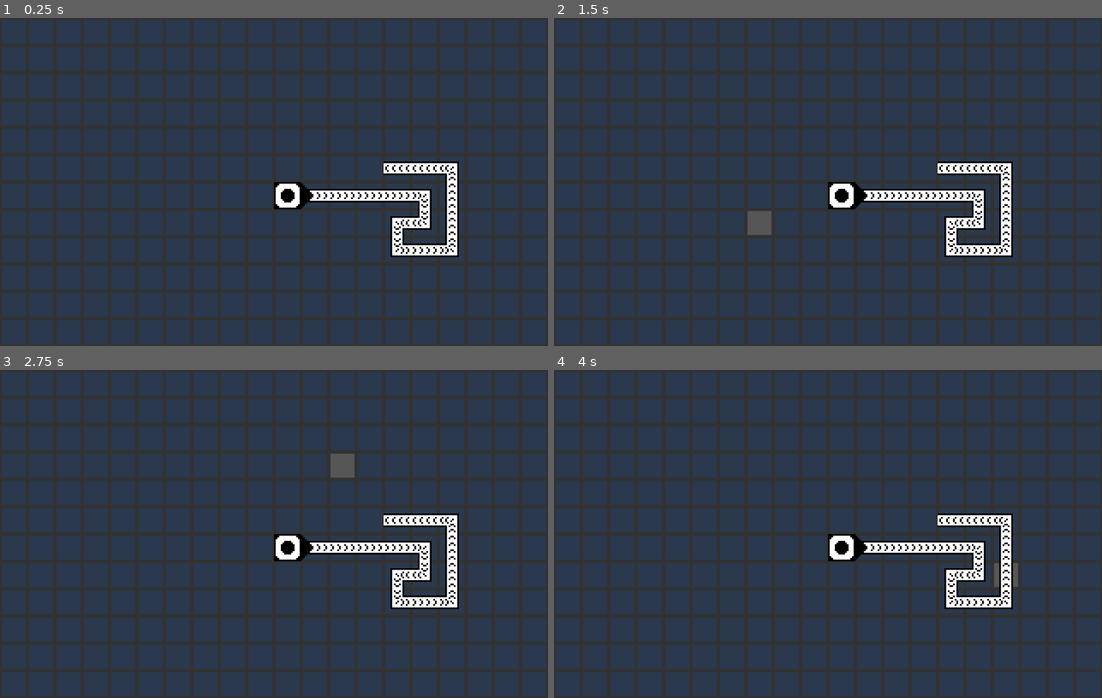
Above: before the commit, frames 1-4 (two rows, left to right).
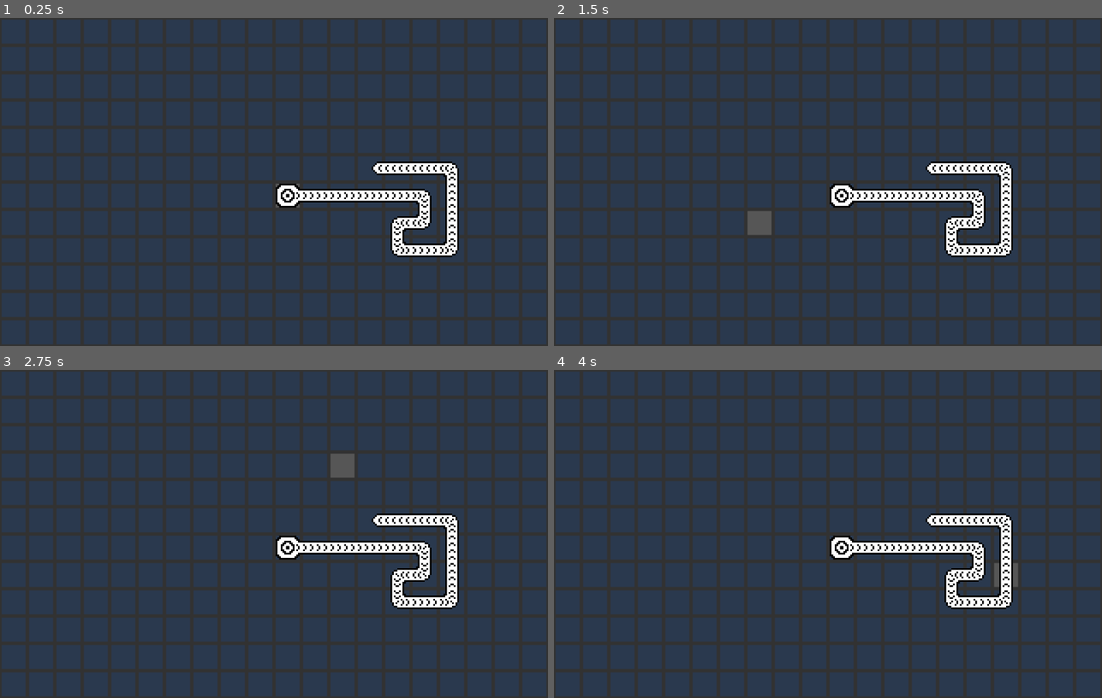
Above: after the commit, the same moments.

Repository: IShaLinI/FactoryGame
Game: Godot game, scene res://scenes/game.tscn
Same seed, same stepped clock (60 frames per second), same inputs: the game is played once before the commit and once after it.
Inputs (mouse positions are in pixels of both pictures, inside the frame that each line leads up to):
- Up to frame 1 (0.25 s): no input
- Up to frame 2 (1.5 s): tap Enter at 0.5 s; move the mouse to (948, 165) at 0.52 s; click (948, 165) at 0.67 s; tap Space at 1.25 s; drag from (718, 198) to (800, 247) at 1.27 s
- Up to frame 3 (2.75 s): tap Enter at 2 s; move the mouse to (328, 461) at 2.02 s; click (328, 461) at 2.17 s
- Up to frame 4 (4 s): tap Space at 2.75 s; drag from (800, 599) to (663, 484) at 2.77 s; tap Enter at 3.5 s; move the mouse to (992, 583) at 3.52 s; click (992, 583) at 3.67 s

The runs differ from the first frame. In frame 1, 0.5% of the frame differs, in the area x 50-84%, y 43-73%; in frame 2, 0.5%; in frame 3, 0.5%; in frame 4, 0.5%.

Commit message:
tileset changes

Diff:
--- a/scenes/game.tscn
+++ b/scenes/game.tscn
@@ -15,6 +15,7 @@
 5:0/0 = 0
 0:1/0 = 0
 1:1/0 = 0
+6:0/0 = 0
 
 [sub_resource type="TileSet" id="TileSet_crioc"]
 sources/0 = SubResource("TileSetAtlasSource_c8lvm")
@@ -39,7 +40,7 @@
 script = ExtResource("2_p71fl")
 
 [node name="Conveyor" type="TileMapLayer" parent="Grids"]
-tile_map_data = PackedByteArray("AAAEAP//AAACAAAAADAEAAAAAAA …(192 unchanged characters)… EAAAAAGAFAAIAAAACAAAAAAAGAAIAAAAEAAAAADA=")
+tile_map_data = PackedByteArray("AAAEAP//AAACAAAAADAEAAAAAAA …(192 unchanged characters)… EAAAAAGAFAAIAAAACAAAAAAAGAAIAAAAEAAAAADADAP//AAAGAAAAADA=")
 tile_set = SubResource("TileSet_crioc")
 
 [connection signal="ready" from="Grids/WorldGrid" to="Grids/WorldGrid" method="_on_ready"]
--- a/scripts/camera.gd
+++ b/scripts/camera.gd
@@ -15,7 +15,6 @@
 	#Handle Zoom
 	if event is InputEventMouseButton:
 		if event.button_index == MOUSE_BUTTON_WHEEL_UP:
-			zoom
 			emit_signal("change_grid_zoom", 0.1)
 		if event.button_index == MOUSE_BUTTON_WHEEL_DOWN:
 			emit_signal("change_grid_zoom", -0.1)
@@ -37,7 +36,3 @@
 
 	emit_signal("redraw_grid")
 	pass
-
-func _process(delta):
-
-	pass
Binary file changed: assets/TileMap.png
Not shown: 1 places in scenes/game.tscn that only renumber resources
